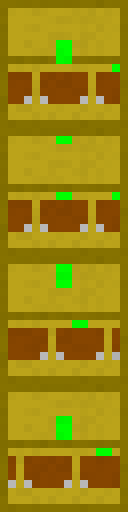
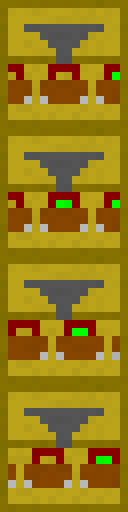
Two versions of the same layered image (128 × 512). Layer-by-layer changes:
added group "liquid shipping depot" with 4 layers above "shipping depot" over (8, 24, 120, 464)
added layer "Layer 3 copy 9" (1st of 3, in "liquid shipping depot") in group "liquid shipping depot" over (8, 24, 120, 80)
added layer "Layer 6" in group "liquid shipping depot" over (8, 152, 120, 208)
added layer "Layer 7" in group "liquid shipping depot" over (8, 280, 120, 336)
added layer "Layer 8" in group "liquid shipping depot" over (8, 408, 120, 464)
hid group "shipping depot" (4 layers) over (8, 40, 120, 464)
